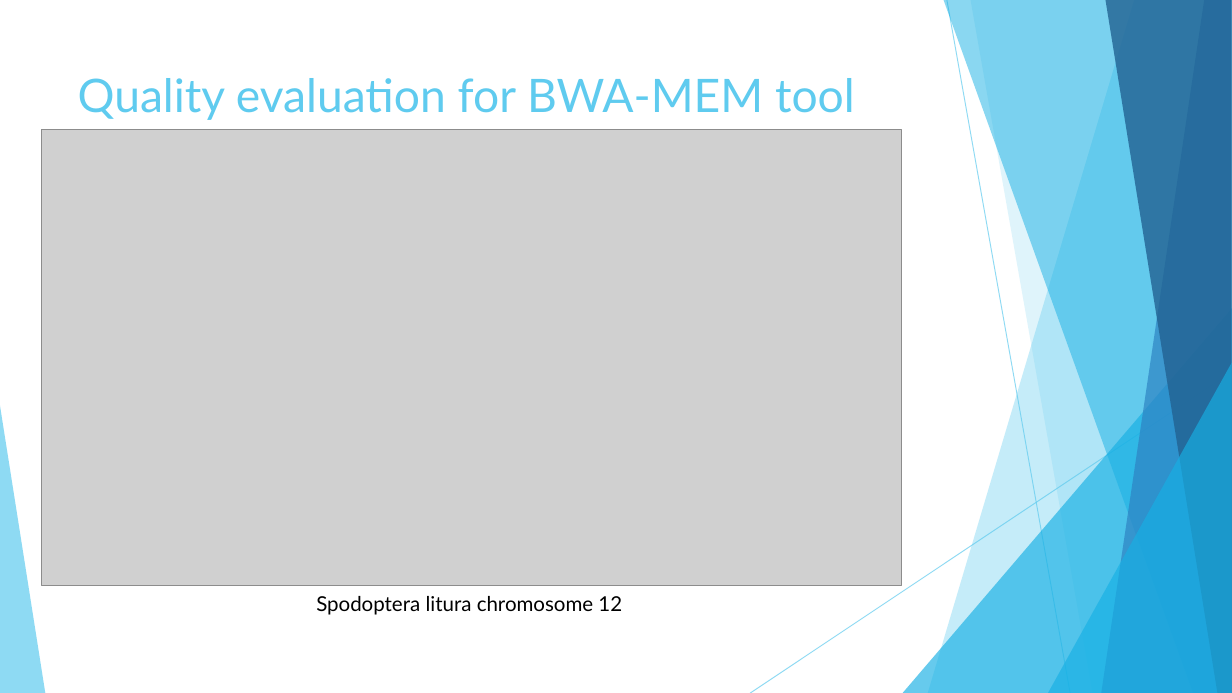
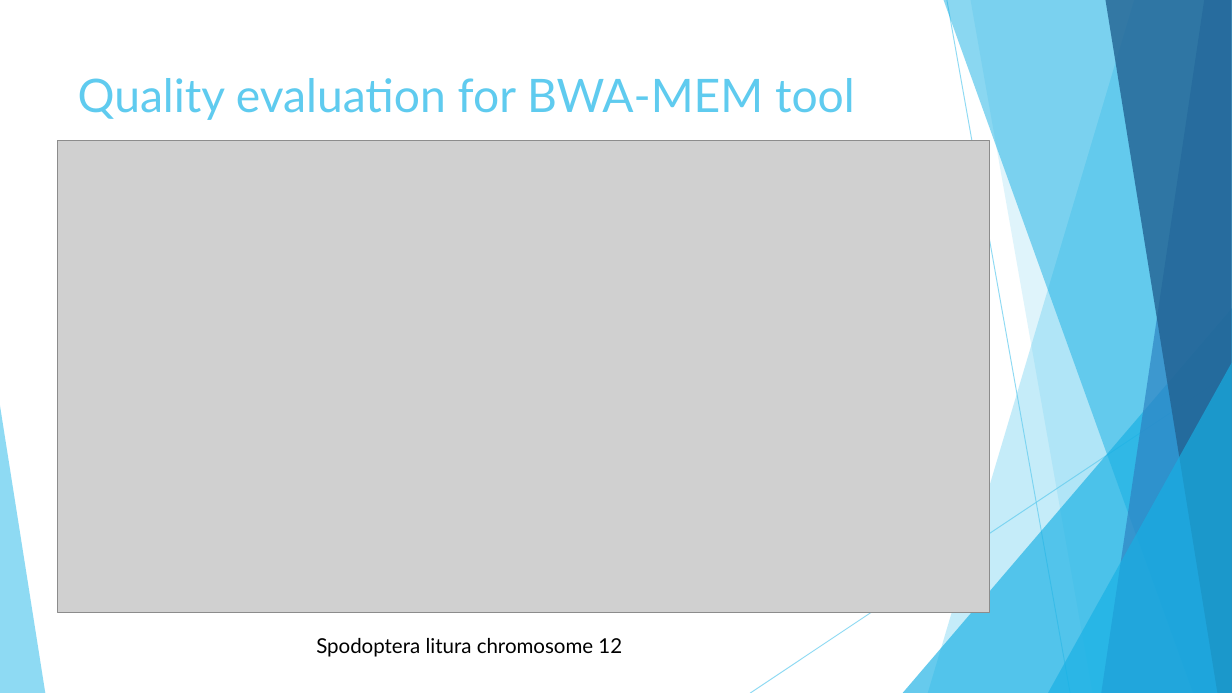
Before and after one commit to mmaricic/GI_Project, a slide deck: slide 16 of Illumina-paired-end-read-sequencing-simulator.pptx. Drawn at 1232x693 pixels with LibreOffice and Linux fonts; fonts in the diff are those of the drawing; grey boxes stand for pictures. Boxes give left, top, right and bottom in pixels: in the first picture for what was removed or moved away, otherwise in the second. Text is boxed around its words. In the diff, an @@ line names an element or a change of style, - is before the commit and + after.

```diff
--- a/Illumina-paired-end-read-sequencing-simulator.pptx
+++ b/Illumina-paired-end-read-sequencing-simulator.pptx
@@ picture: place and size @@
-picture at (42, 129, 901, 586)
+picture at (57, 140, 989, 613)
@@ text "Spodoptera litura chromosome 12": place and size @@
-text "Spodoptera litura chromosome 12" at (316, 596, 622, 615)
+text "Spodoptera litura chromosome 12" at (316, 638, 622, 657)
```
Also in this commit, not shown: 5 other slides changed.
